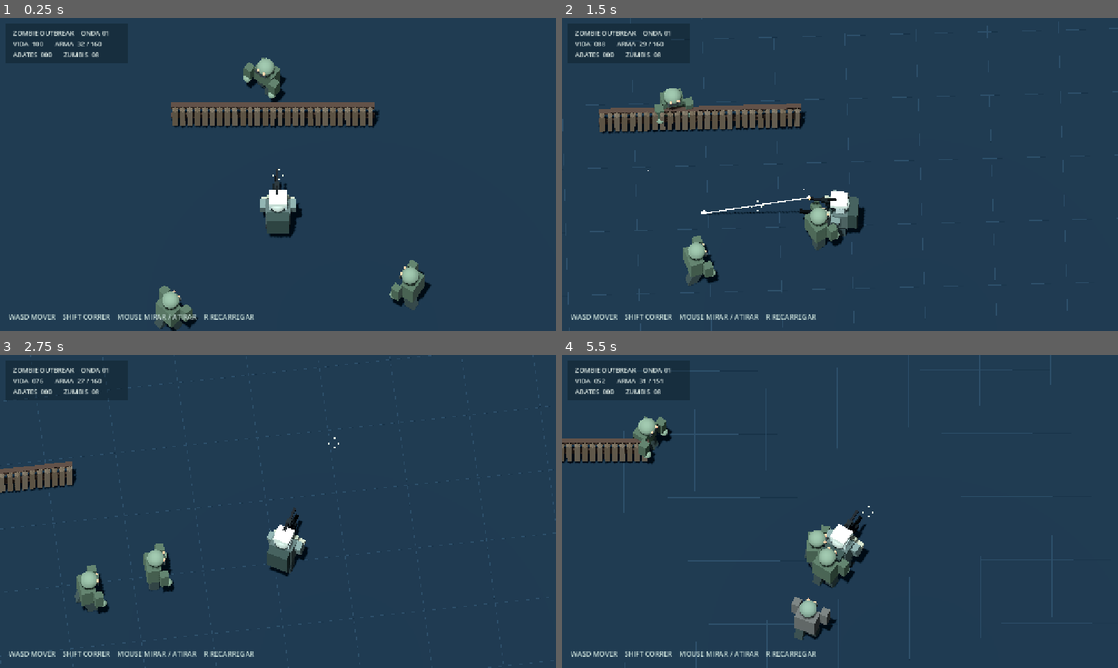
Above: before the commit, frames 1-4 (two rows, left to right).
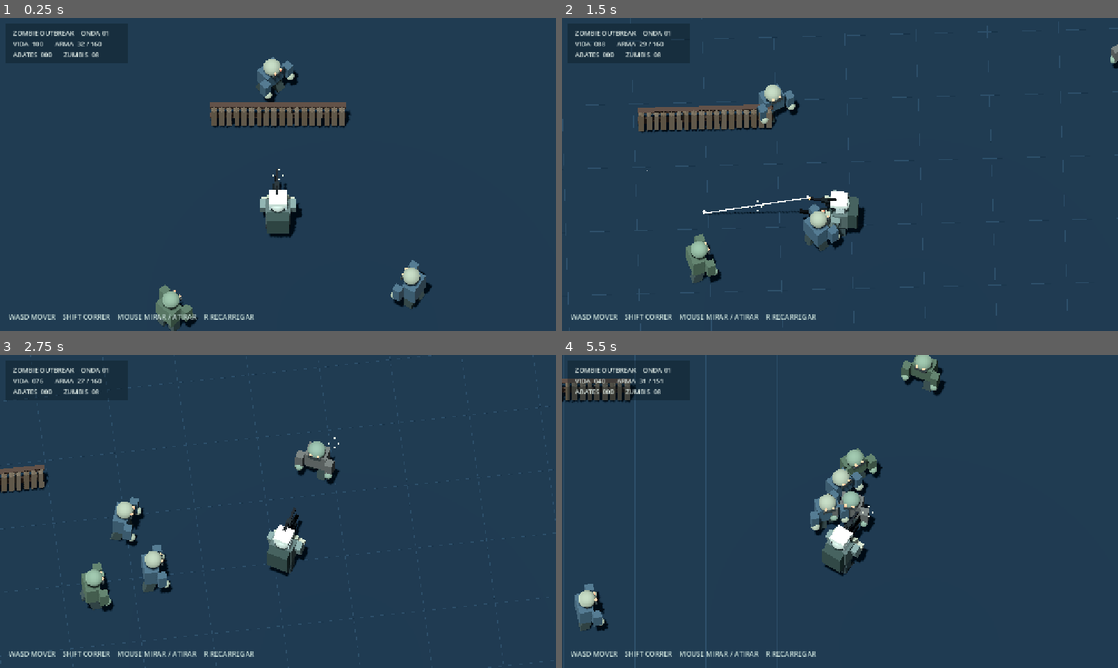
Above: after the commit, the same moments.

Repository: lulualcides-sys/Zumbi
Game: Godot game, scene res://scenes/Main.tscn
Two runs of this game, one before a commit and one after it. Both use one fixed random seed, a clock stepped at 60 frames per second and the inputs below.
Inputs (mouse positions are in pixels of both pictures, inside the frame that each line leads up to):
- Up to frame 1 (0.25 s): no input
- Up to frame 2 (1.5 s): tap Enter at 0.5 s; move the mouse to (962, 158) at 0.52 s; hold D 0.53-1.25 s; hold Enter 0.53-1.25 s; click (962, 158) at 0.67 s; drag from (728, 190) to (812, 237) at 1.27 s
- Up to frame 3 (2.75 s): move the mouse to (333, 442) at 2.02 s; hold D from 2.03 s (still down); hold Shift from 2.03 s (still down)
- Up to frame 4 (5.5 s): release D at 2.75 s; release Shift at 2.75 s; drag from (812, 574) to (673, 464) at 2.77 s; move the mouse to (1006, 558) at 3.52 s; hold A 3.53-4.25 s; hold R 3.53-4.25 s; drag from (673, 464) to (756, 433) at 4.27 s; move the mouse to (867, 511) at 5.02 s; hold S from 5.03 s (still down); hold Enter from 5.03 s (still down); click (867, 511) at 5.17 s

The runs differ from the first frame. In frame 1, 3.0% of the frame differs, in the area x 27-78%, y 12-100%; in frame 2, 3.4%; in frame 3, 3.0%; in frame 4, 8.5%, in the area x 0-96%, y 0-100%.

Commit message:
fix(mobile-camera): preserve visible fence and soldier scale across portrait and landscape aspect ratios

Diff:
--- a/scripts/Main.gd
+++ b/scripts/Main.gd
@@ -158,8 +158,8 @@
         _visual_box(self, Vector3(0.0, 0.019, x), Vector3(39.0, 0.009, 0.011), Color("#22394a"))
 
     # One readable destructible wooden fence is enough for the initial view.
-    for i in range(3):
-        _fence_segment(Vector3(-2.05 + float(i) * 1.90, 0.60, -3.15))
+    for i in range(2):
+        _fence_segment(Vector3(-0.95 + float(i) * 1.90, 0.60, -3.15))
     # Secondary props occupy the far edges so the character remains focal.
     _solid_box(Vector3(-10.8, 0.56, -9.0), Vector3(2.3, 1.12, 1.4), Color("#51616a"), 6)
     _solid_box(Vector3(10.2, 0.45, 7.6), Vector3(1.0, 0.90, 1.1), Color("#4d5a5a"), 4)
@@ -189,13 +189,14 @@
     camera = Camera3D.new()
     camera.name = "ThreeQuarterCamera"
     camera.projection = Camera3D.PROJECTION_ORTHOGONAL
-    camera.size = 8.8
+    camera.size = _camera_vertical_size()
     camera.near = 0.1
     camera.far = 110.0
     camera.current = true
     add_child(camera)
-    camera.global_position = player.global_position + CAMERA_OFFSET + CAMERA_LOOK_AHEAD
-    camera.look_at(player.global_position + CAMERA_LOOK_AHEAD)
+    var first_look := _camera_focus_offset()
+    camera.global_position = player.global_position + CAMERA_OFFSET + first_look
+    camera.look_at(player.global_position + first_look)
 
 func _create_ui() -> void:
     var layer := CanvasLayer.new()
@@ -327,11 +328,23 @@
     player.velocity.y -= 24.0 * delta
     player.move_and_slide()
 
+func _camera_vertical_size() -> float:
+    var dimensions := get_viewport().get_visible_rect().size
+    # Orthographic camera "size" is its vertical world coverage.
+    # Keeping the 16:9 value in portrait cropped the entire picket fence.
+    return 16.0 if dimensions.y > dimensions.x else 8.8
+
+func _camera_focus_offset() -> Vector3:
+    var dimensions := get_viewport().get_visible_rect().size
+    return Vector3(0.0, 0.0, -0.35) if dimensions.y > dimensions.x else CAMERA_LOOK_AHEAD
+
 func _update_camera(delta: float) -> void:
-    # Camera independente da rotacao do soldado; trava a mesma inclinacao do video.
-    var location := player.global_position + CAMERA_OFFSET + CAMERA_LOOK_AHEAD
+    # Follow independent of soldier yaw and adapt to actual screen orientation.
+    var focus := _camera_focus_offset()
+    var location := player.global_position + CAMERA_OFFSET + focus
     camera.global_position = camera.global_position.lerp(location, minf(1.0, delta * 7.0))
-    camera.look_at(player.global_position + CAMERA_LOOK_AHEAD)
+    camera.look_at(player.global_position + focus)
+    camera.size = _camera_vertical_size()
 
 func _aim_at_mouse() -> void:
     var origin := camera.project_ray_origin(get_viewport().get_mouse_position())
